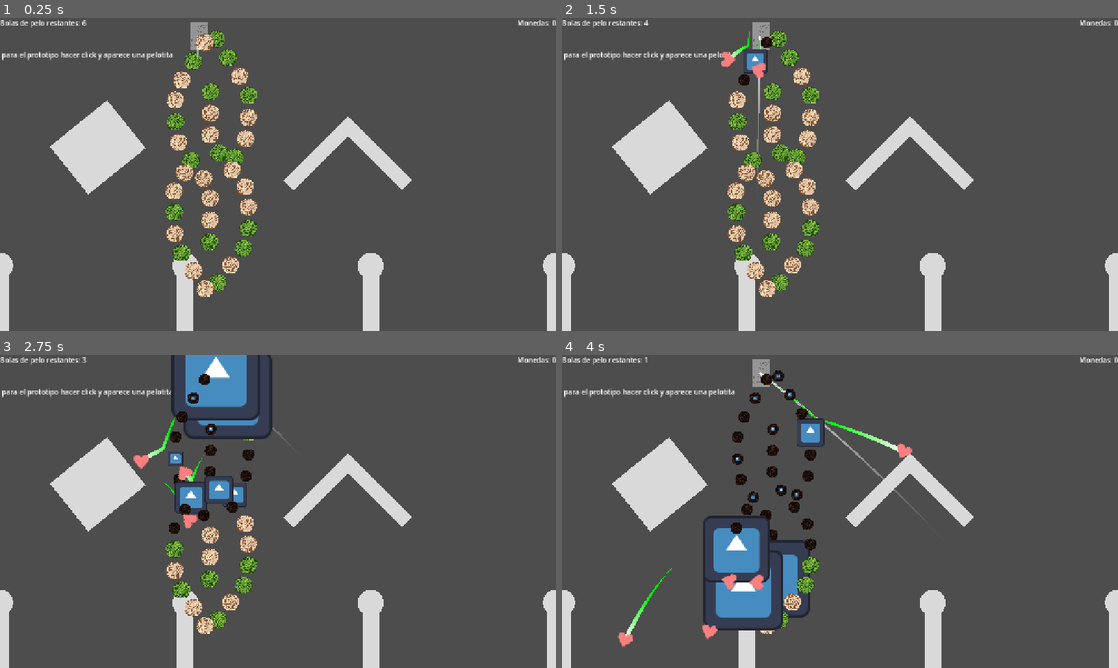
Above: before the commit, frames 1-4 (two rows, left to right).
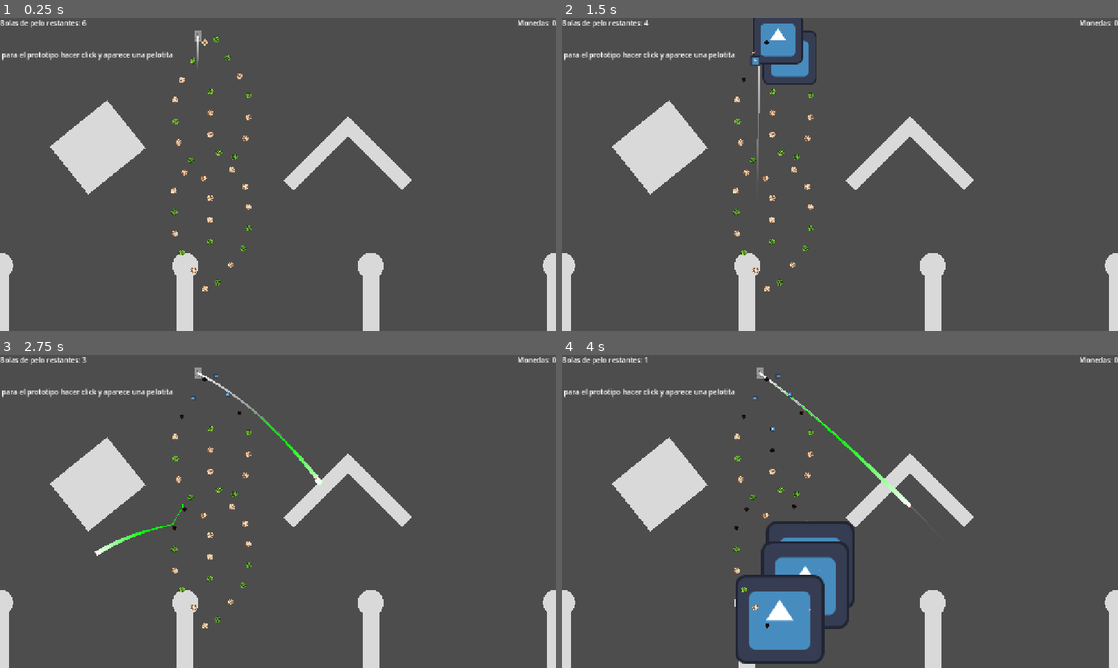
Above: after the commit, the same moments.

Repository: Markynico/LUJ-2026
Game: Godot game, scene res://escenas/prueba_escena.tscn
Two runs of this game, one before a commit and one after it. Both use one fixed random seed, a clock stepped at 60 frames per second and the inputs below. The engine's default icon, where the game draws it, is replaced by a stand-in: a white triangle on a blue panel in a dark square. Sound files missing from this copy of the repository are replaced by a short silence.
Inputs (mouse positions are in pixels of both pictures, inside the frame that each line leads up to):
- Up to frame 1 (0.25 s): no input
- Up to frame 2 (1.5 s): tap Y at 0.5, 1.25 s; move the mouse to (962, 158) at 0.52 s; click (962, 158) at 0.67 s; drag from (728, 190) to (812, 237) at 1.27 s
- Up to frame 3 (2.75 s): tap Y at 2 s; move the mouse to (333, 442) at 2.02 s; click (333, 442) at 2.17 s
- Up to frame 4 (4 s): tap Y at 2.75, 3.5 s; drag from (812, 574) to (789, 395) at 2.77 s; move the mouse to (1006, 558) at 3.52 s; click (1006, 558) at 3.67 s

The runs differ from the first frame. In frame 1, 4.9% of the frame differs, in the area x 29-47%, y 1-90%; in frame 2, 5.8%; in frame 3, 6.7%; in frame 4, 9.2%, in the area x 10-63%, y 1-99%.

Commit message:
ajuste tamaños

Diff:
--- a/luj-2026/escenas/Ovillo.tscn
+++ b/luj-2026/escenas/Ovillo.tscn
@@ -10,6 +10,7 @@
 radius = 20.0
 
 [node name="Ovillo" type="StaticBody2D" unique_id=142733400 node_paths=PackedStringArray("audio", "forma_colision", "sprite_normal", "sprite_desactivado")]
+scale = Vector2(0.35, 0.35)
 script = ExtResource("1_wlnnp")
 tipo_ovillo = ExtResource("2_wlnnp")
 audio = NodePath("AudioStreamPlayer")
--- a/luj-2026/escenas/bola_de_pelos.tscn
+++ b/luj-2026/escenas/bola_de_pelos.tscn
@@ -3,7 +3,6 @@
 [ext_resource type="Script" uid="uid://7uwexjujii6u" path="res://scripts/bola_de_pelos.gd" id="1_q2vq6"]
 [ext_resource type="Texture2D" uid="uid://bsk14c2sew84m" path="res://iconos_custom/gobot.svg" id="2_unop5"]
 [ext_resource type="Script" uid="uid://c7ogyqxnq7236" path="res://scripts/pelotitas_custom/pelotita_base.gd" id="3_7sm33"]
-[ext_resource type="Script" uid="uid://5i4oxxen13xa" path="res://scripts/pelotitas_custom/efecto_rebote_normal.gd" id="3_avp8o"]
 [ext_resource type="Script" uid="uid://c31lbqa2grch4" path="res://scripts/pelotitas_custom/efectos_pelotita.gd" id="3_mfh0k"]
 [ext_resource type="Script" uid="uid://5i4oxxen13xa" path="res://scripts/pelotitas_custom/efecto_rebote_normal.gd" id="4_mfh0k"]
 [ext_resource type="AudioStream" uid="uid://2jvby7clemka" path="res://assets/audio/sfx/romper_pelotita.wav" id="4_rguhl"]
@@ -15,7 +14,7 @@
 colors = PackedColorArray(0, 1, 0, 1, 1, 1, 1, 1)
 
 [sub_resource type="Resource" id="Resource_0ct46"]
-script = ExtResource("3_avp8o")
+script = ExtResource("4_mfh0k")
 metadata/_custom_type_script = "uid://5i4oxxen13xa"
 
 [sub_resource type="Resource" id="Resource_avp8o"]
@@ -25,12 +24,8 @@
 efectos = Array[ExtResource("3_mfh0k")]([SubResource("Resource_0ct46")])
 metadata/_custom_type_script = "uid://c7ogyqxnq7236"
 
-[sub_resource type="Resource" id="Resource_bbvk0"]
-script = ExtResource("4_mfh0k")
-metadata/_custom_type_script = "uid://5i4oxxen13xa"
-
 [sub_resource type="CircleShape2D" id="CircleShape2D_37ege"]
-radius = 19.026299
+radius = 12.0
 
 [node name="BolaDePelos" type="RigidBody2D" unique_id=660631560 node_paths=PackedStringArray("sprite_bola", "estela_movimiento", "audio")]
 z_index = 1
@@ -46,10 +41,11 @@
 [node name="SpriteBola" type="Sprite2D" parent="." unique_id=1381481664]
 unique_name_in_owner = true
 texture_filter = 1
-scale = Vector2(2.5, 2.5)
+scale = Vector2(0.35, 0.35)
 texture = ExtResource("2_unop5")
 
 [node name="CollisionShape2D" type="CollisionShape2D" parent="." unique_id=1988233965]
+scale = Vector2(0.25, 0.25)
 shape = SubResource("CircleShape2D_37ege")
 
 [node name="AudioRebote" type="AudioStreamPlayer" parent="." unique_id=787173903]
--- a/luj-2026/escenas/gato.tscn
+++ b/luj-2026/escenas/gato.tscn
@@ -6,7 +6,7 @@
 [ext_resource type="Texture2D" uid="uid://cbapxh718cgxk" path="res://assets/sprites_gato/gato_bola.png" id="3_ewiyr"]
 
 [sub_resource type="CircleShape2D" id="CircleShape2D_dklp6"]
-radius = 26.019224
+radius = 10.198039
 
 [node name="Gato" type="RigidBody2D" unique_id=69399080 node_paths=PackedStringArray("sprite", "disparador_pelotitas", "colision")]
 script = ExtResource("1_vrxw6")
@@ -17,8 +17,8 @@
 colision = NodePath("CollisionShape2D")
 
 [node name="Sprite2D" type="Sprite2D" parent="." unique_id=36343804]
-position = Vector2(3, 1)
-scale = Vector2(0.048900288, 0.04645961)
+position = Vector2(1, 1)
+scale = Vector2(0.019547045, 0.018571427)
 texture = ExtResource("3_ewiyr")
 
 [node name="CollisionShape2D" type="CollisionShape2D" parent="." unique_id=1688846017]
--- /dev/null
+++ b/luj-2026/escenas/juego.tscn
@@ -0,0 +1,16 @@
+[gd_scene format=3 uid="uid://hli2qjvrii4o"]
+
+[ext_resource type="PackedScene" uid="uid://djxr6fsxwllx3" path="res://escenas/game_manager.tscn" id="1_mf1lf"]
+[ext_resource type="PackedScene" uid="uid://b07gjr8bpk3tm" path="res://escenas/hud.tscn" id="2_t4q8c"]
+[ext_resource type="PackedScene" uid="uid://che0rryy8c7cq" path="res://escenas/gato.tscn" id="3_qnwci"]
+
+[node name="Juego" type="Node2D" unique_id=1865884372]
+
+[node name="GameManager" parent="." unique_id=627731887 instance=ExtResource("1_mf1lf")]
+
+[node name="CanvasLayer" type="CanvasLayer" parent="." unique_id=1743666402]
+
+[node name="HUD" parent="CanvasLayer" unique_id=2102008230 instance=ExtResource("2_t4q8c")]
+
+[node name="Gato" parent="." unique_id=69399080 instance=ExtResource("3_qnwci")]
+position = Vector2(641, 50)
--- a/luj-2026/escenas/sala_normal.tscn
+++ b/luj-2026/escenas/sala_normal.tscn
@@ -1,28 +1,12 @@
 [gd_scene format=3 uid="uid://8l4ogj2t5ql7"]
 
 [ext_resource type="Script" uid="uid://cpdk8l4oi6c1j" path="res://scripts/niveles/sala_normal.gd" id="1_sala"]
-[ext_resource type="PackedScene" uid="uid://djxr6fsxwllx3" path="res://escenas/game_manager.tscn" id="2_gm"]
-[ext_resource type="PackedScene" uid="uid://che0rryy8c7cq" path="res://escenas/gato.tscn" id="3_gato"]
-[ext_resource type="PackedScene" uid="uid://b07gjr8bpk3tm" path="res://escenas/hud.tscn" id="4_hud"]
 [ext_resource type="Script" uid="uid://bh3lxufik2p65" path="res://scripts/niveles/cargador_de_nivel.gd" id="5_carg"]
 [ext_resource type="Script" uid="uid://mrkgoq2v1cix" path="res://scripts/niveles/selector_de_niveles.gd" id="6_selec"]
 
 [node name="SalaNormal" type="Node2D" unique_id=934673846 node_paths=PackedStringArray("cargador")]
 script = ExtResource("1_sala")
 cargador = NodePath("CargadorDeNivel")
-
-[node name="GameManager" parent="." unique_id=501017550 node_paths=PackedStringArray("gato") instance=ExtResource("2_gm")]
-gato = NodePath("../Gato")
-bolas_maximas = 6
-
-[node name="Gato" parent="." unique_id=1407899144 node_paths=PackedStringArray("game_manager") instance=ExtResource("3_gato")]
-position = Vector2(455, 41)
-game_manager = NodePath("../GameManager")
-
-[node name="CanvasLayer" type="CanvasLayer" parent="." unique_id=128154418]
-
-[node name="HUD" parent="CanvasLayer" unique_id=769942436 node_paths=PackedStringArray("game_manager") instance=ExtResource("4_hud")]
-game_manager = NodePath("../../GameManager")
 
 [node name="CargadorDeNivel" type="Node2D" parent="." unique_id=883247812]
 script = ExtResource("5_carg")
